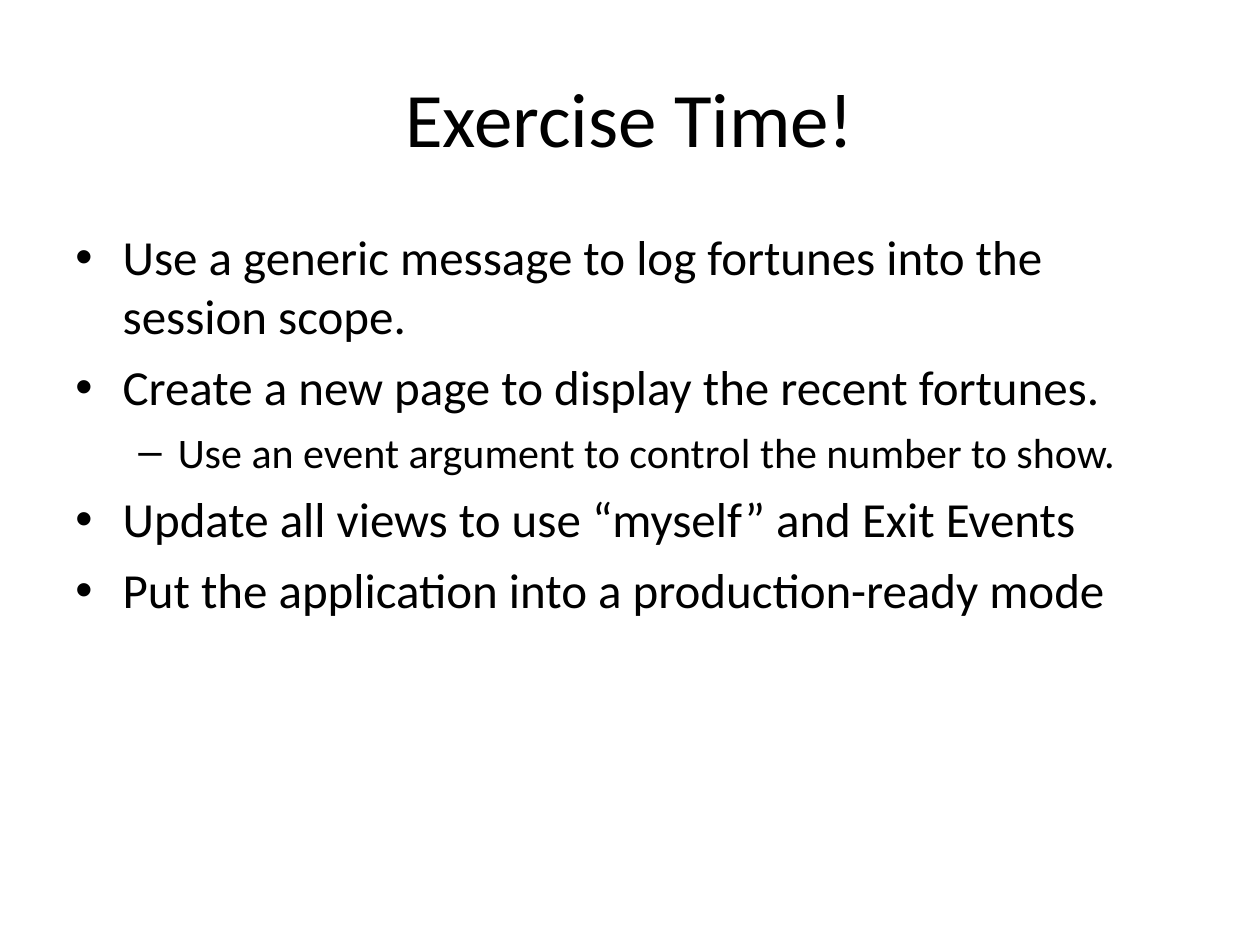
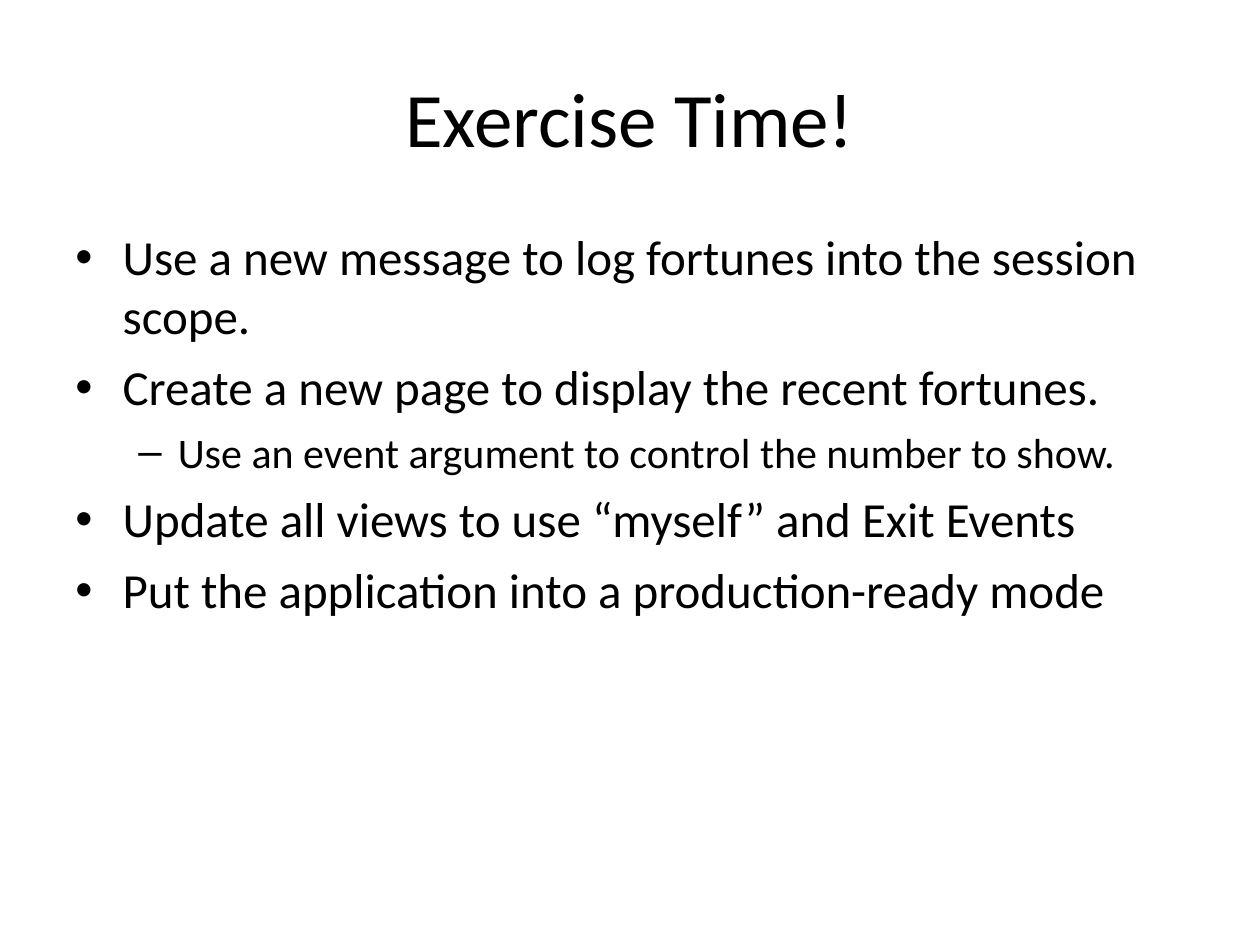
Before and after one commit to dhughes/OldPresentations, a slide deck: slide 14 of Trunk/Model-Glue 3 Day For Teratech/documents/Model-Glue In-Depth.ppt. Drawn at 1260x945 pixels with LibreOffice and Linux fonts; fonts in the diff are those of the drawing; background and template pictures are left out. Boxes give left, top, right and bottom in pixels: in the first picture for what was removed or moved away, otherwise in the second. Text is boxed around its words. In the diff, an @@ line names an element or a change of style, - is before the commit and + after.

```diff
--- a/Trunk/Model-Glue 3 Day For Teratech/documents/Model-Glue In-Depth.ppt
+++ b/Trunk/Model-Glue 3 Day For Teratech/documents/Model-Glue In-Depth.ppt
@@ text at box(123, 241, 1137, 342): text changed @@
-• Use a generic message to log fortunes into the session scope.
+• Use a new message to log fortunes into the session scope.
```
Also in this commit, not shown: 6 other files.
